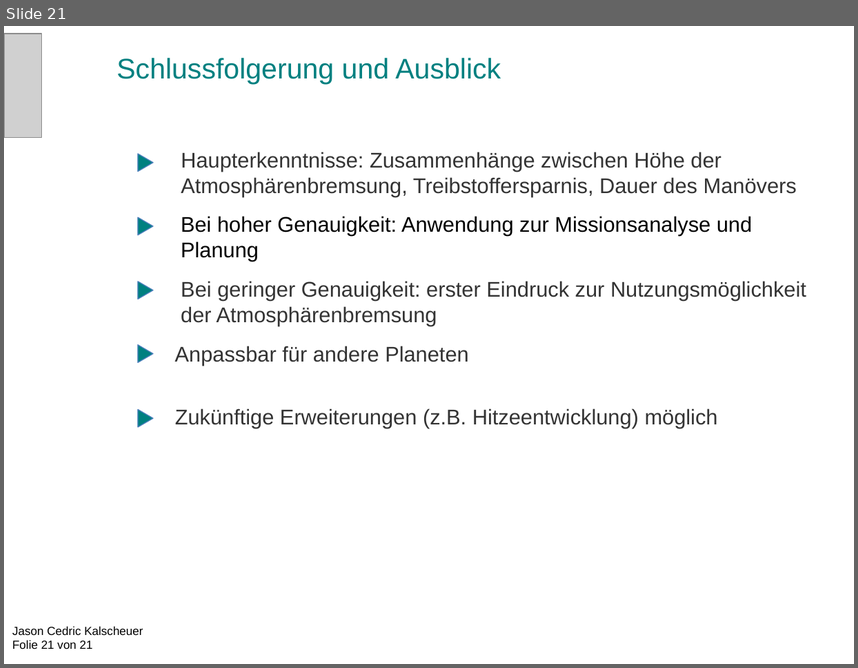
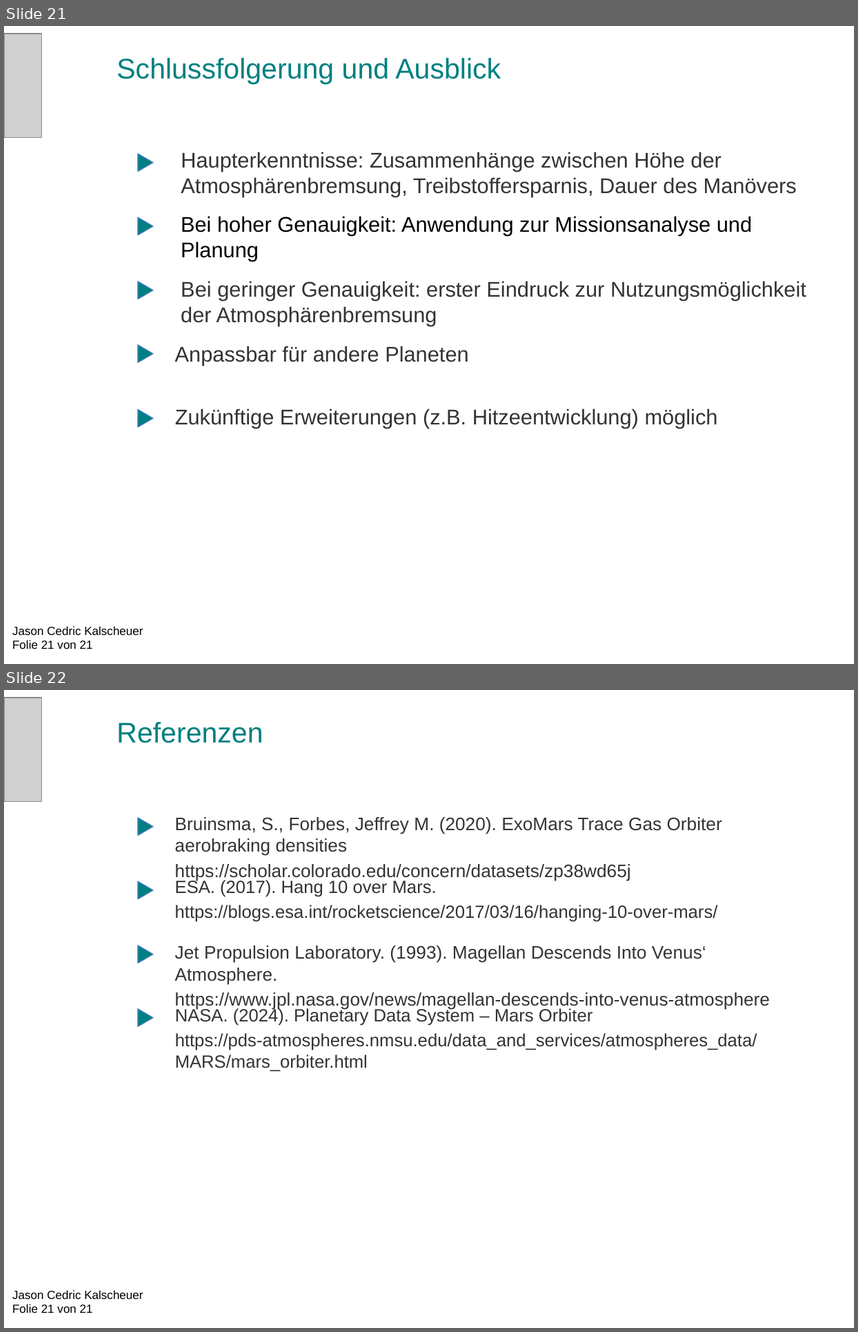
Before and after one commit to CedricKalscheuer/Aerobraking, a slide deck: Präsentation_Atmosphärenbremsung.pptx. Shown one above the other, each under a label of ours: slide 21 before the commit, slides 21 and 22 after it. The pictures are 858x668 and 858x1332 pixels, drawn with LibreOffice and Linux fonts; fonts in the diff are those of the drawing; grey boxes stand for pictures. Boxes give left, top, right and bottom in pixels: in the first picture for what was removed or moved away, otherwise in the second. Text is boxed around its words. In the diff, an @@ line names an element or a change of style, - is before the commit and + after.

```diff
--- a/Präsentation_Atmosphärenbremsung.pptx
+++ b/Präsentation_Atmosphärenbremsung.pptx
@@ slide 22 added at (x1=4, y1=690, x2=854, y2=1328), background #FFFFFF @@
@@ picture added at (x1=4, y1=698, x2=42, y2=801) @@
@@ text added at (x1=116, y1=722, x2=263, y2=743), 24 pt, text #008080 @@
+Referenzen
@@ flow chart merge added at (x1=138, y1=818, x2=153, y2=836), fill #008080, outline #4B7EBC 0.75 pt @@
@@ text added at (x1=175, y1=817, x2=722, y2=880), 15.3 pt, text #333333 @@
+Bruinsma, S., Forbes, Jeffrey M. (2020). ExoMars Trace Gas Orbiter aerobraking densities
+https://scholar.colorado.edu/concern/datasets/zp38wd65j
@@ flow chart merge added at (x1=138, y1=881, x2=153, y2=898), fill #008080, outline #4B7EBC 0.75 pt @@
@@ text added at (x1=175, y1=879, x2=718, y2=1022), 15 pt, text #333333 @@
+ESA. (2017). Hang 10 over Mars.
+https://blogs.esa.int/rocketscience/2017/03/16/hanging-10-over-mars/
@@ flow chart merge added at (x1=138, y1=945, x2=153, y2=963), fill #008080, outline #4B7EBC 0.75 pt @@
@@ text added at (x1=175, y1=945, x2=770, y2=1009), 15.3 pt, text #333333 @@
+Jet Propulsion Laboratory. (1993). Magellan Descends Into Venus‘ Atmosphere.
+https://www.jpl.nasa.gov/news/magellan-descends-into-venus-atmosphere
@@ flow chart merge added at (x1=138, y1=1008, x2=153, y2=1026), fill #008080, outline #4B7EBC 0.75 pt @@
@@ text added at (x1=175, y1=1007, x2=757, y2=1071), 15 pt, text #333333 @@
+NASA. (2024). Planetary Data System – Mars Orbiter
+https://pds-atmospheres.nmsu.edu/data_and_services/atmospheres_data/MARS/mars_orbiter.html
@@ text added at (x1=12, y1=1290, x2=143, y2=1312), 10 pt, text #000000 @@
+Jason Cedric Kalscheuer
+Folie 21 von 21
```
